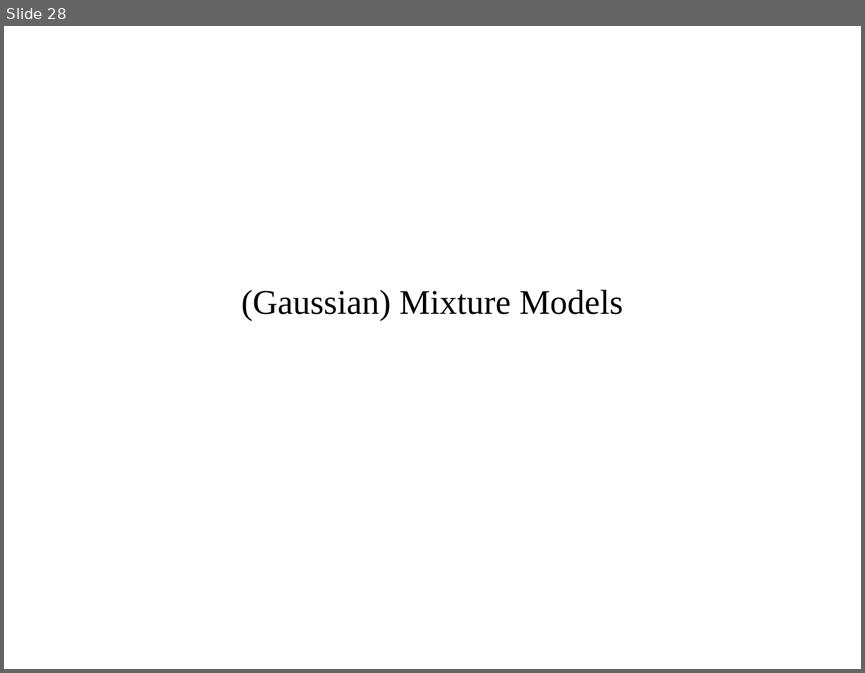
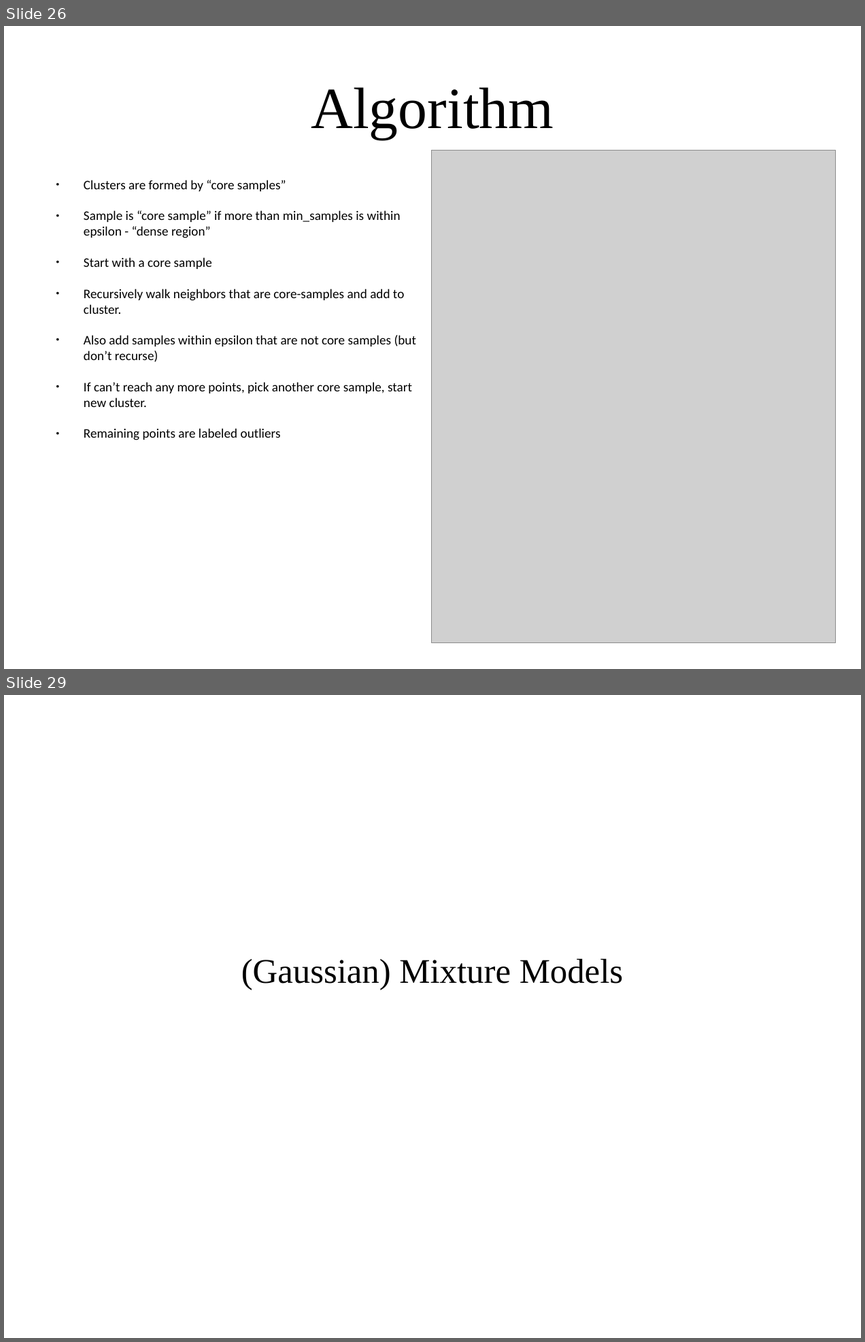
Before and after one commit to amueller/applied_ml_spring_2017, a slide deck: slides/aml-16-032217.odp. Shown one above the other, each under a label of ours: slide 28 before the commit, slides 26 and 29 after it; the slides between them are not shown. The pictures are 865x673 and 865x1342 pixels, drawn with LibreOffice and Linux fonts; fonts in the diff are those of the drawing; grey boxes stand for pictures. Boxes give left, top, right and bottom in pixels: in the first picture for what was removed or moved away, otherwise in the second. Text is boxed around its words. In the diff, an @@ line names an element or a change of style, - is before the commit and + after.

Commit message:
working on mixture models and clustering

```diff
--- a/slides/aml-16-032217.odp
+++ b/slides/aml-16-032217.odp
@@ slide 26 added at (4, 26, 861, 669), background #FFFFFF @@
@@ title added at (311, 87, 553, 139), 54 pt, text #000000 @@
+Algorithm
@@ picture added at (432, 150, 836, 643) @@
@@ text added at (84, 180, 416, 440), 12.1 pt, text #000000 @@
+● Clusters are formed by “core samples”
+● Sample is “core sample” if more than min_samples is within epsilon - “dense region”
+● Start with a core sample
+● Recursively walk neighbors that are core-samples and add to cluster.
+● Also add samples within epsilon that are not core samples (but don’t recurse)
+● If can’t reach any more points, pick another core sample, start new cluster.
+● Remaining points are labeled outliers
@@ what was slide 28 is now slide 29 @@
```
Also in this commit, not shown: 11 slides changed, 14 other slides added, 8 slides removed, 1 other file.
